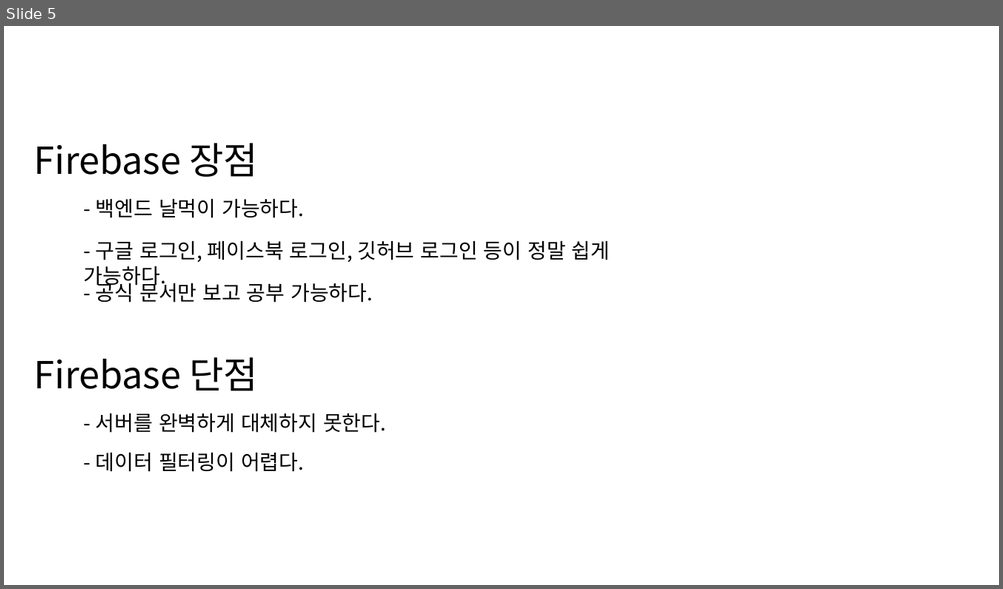
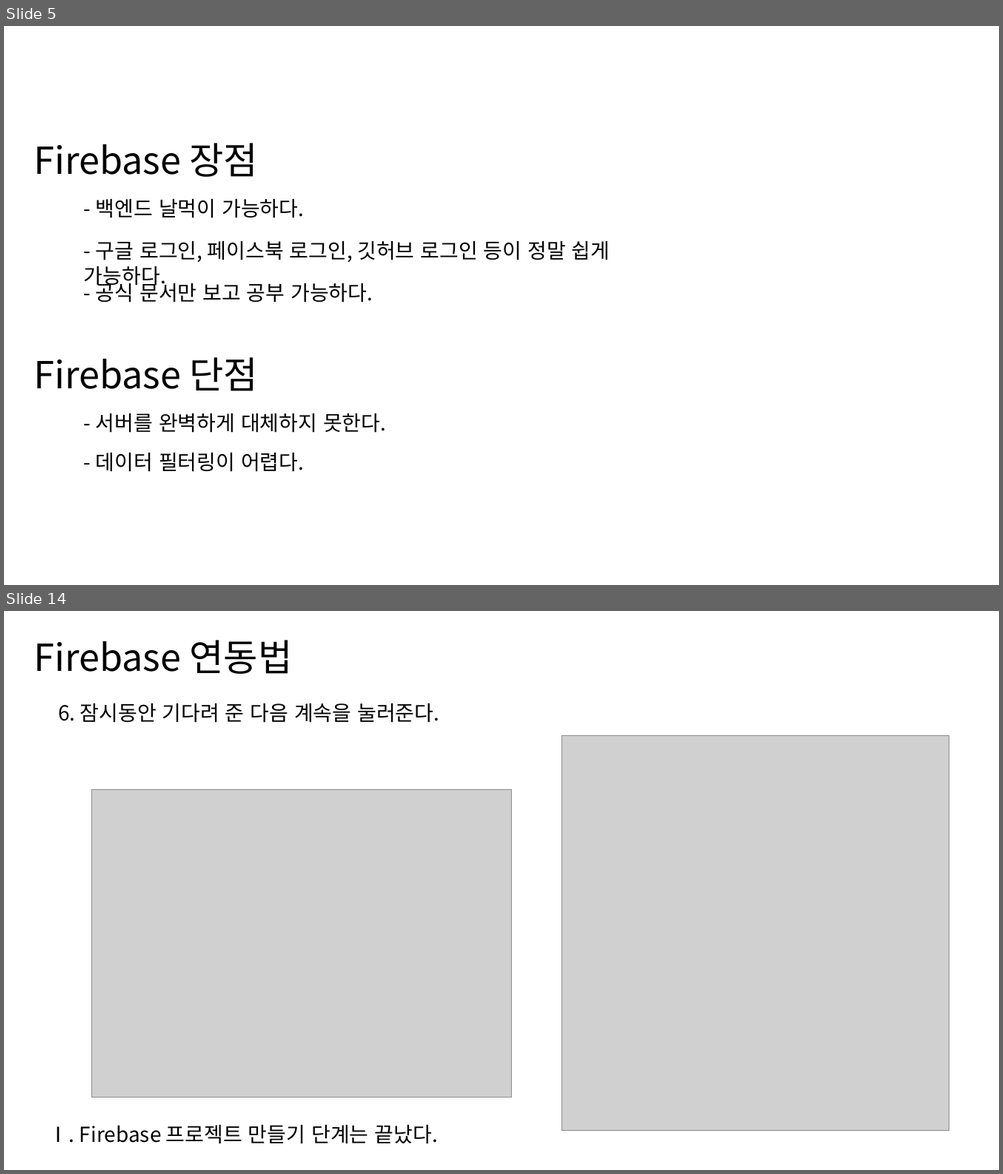
Before and after one commit to ckstmznf/2022-EDCAN-Class, a slide deck: PPT/2. Firebase/Firebase.pptx. Shown one above the other, each under a label of ours: slide 5 before the commit, slides 5 and 14 after it; the slides between them are not shown. The pictures are 1003x589 and 1003x1174 pixels, drawn with LibreOffice and Linux fonts; fonts in the diff are those of the drawing; grey boxes stand for pictures. Boxes give left, top, right and bottom in pixels: in the first picture for what was removed or moved away, otherwise in the second. Text is boxed around its words. In the diff, an @@ line names an element or a change of style, - is before the commit and + after.

```diff
--- a/PPT/2. Firebase/Firebase.pptx
+++ b/PPT/2. Firebase/Firebase.pptx
@@ slide 14 added at [4,611,999,1170], background #FFFFFF @@
@@ text added at [34,640,293,674], 36 pt, text #000000 @@
+Firebase 연동법
@@ text added at [58,703,439,723], 20 pt, text #000000 @@
+6. 잠시동안 기다려 준 다음 계속을 눌러준다.
@@ picture added at [562,735,949,1131] @@
@@ picture added at [92,789,512,1097] @@
@@ text added at [48,1125,437,1145], 20 pt, text #000000 @@
+Ⅰ. Firebase 프로젝트 만들기 단계는 끝났다.
```
Also in this commit, not shown: 5 slides changed, 11 other slides added, 8 slides removed, 52 other files.
